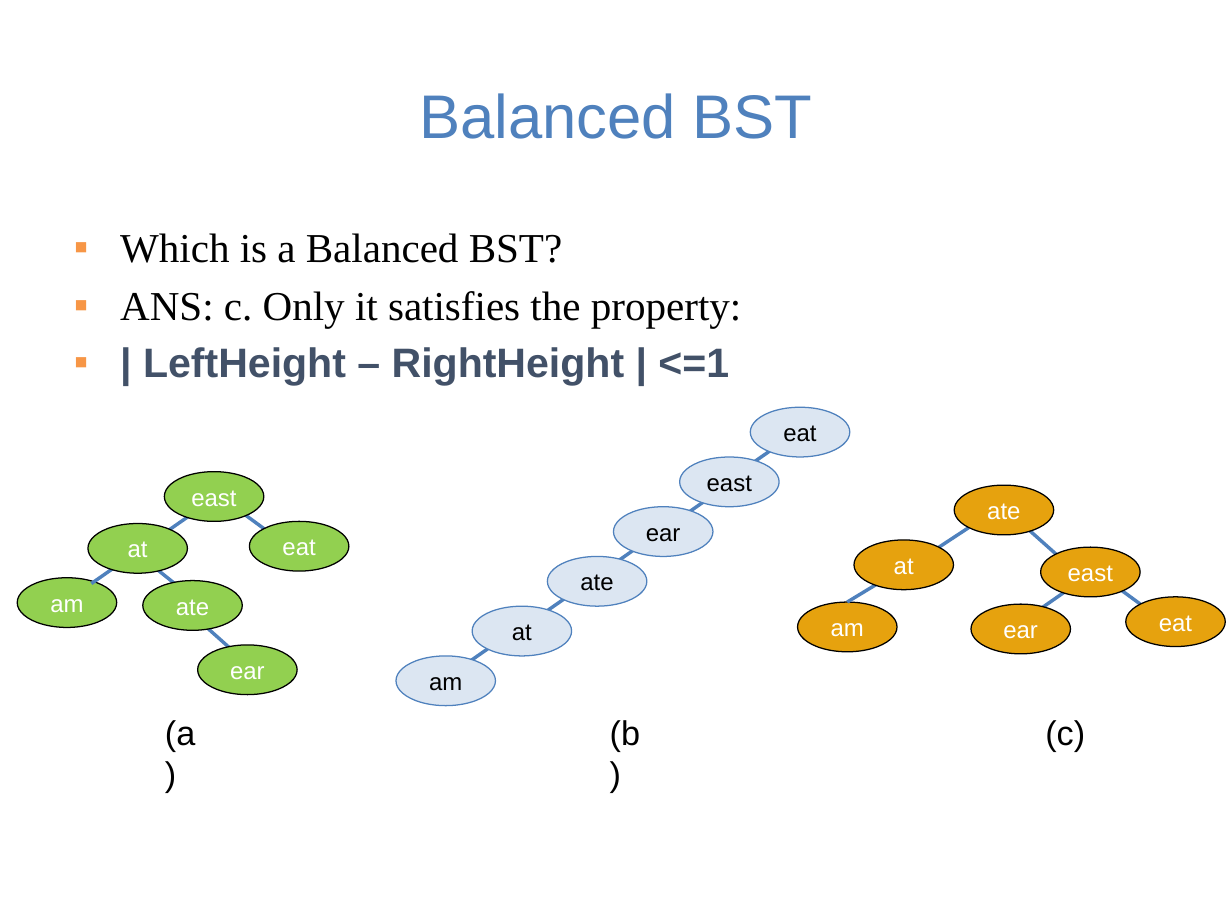
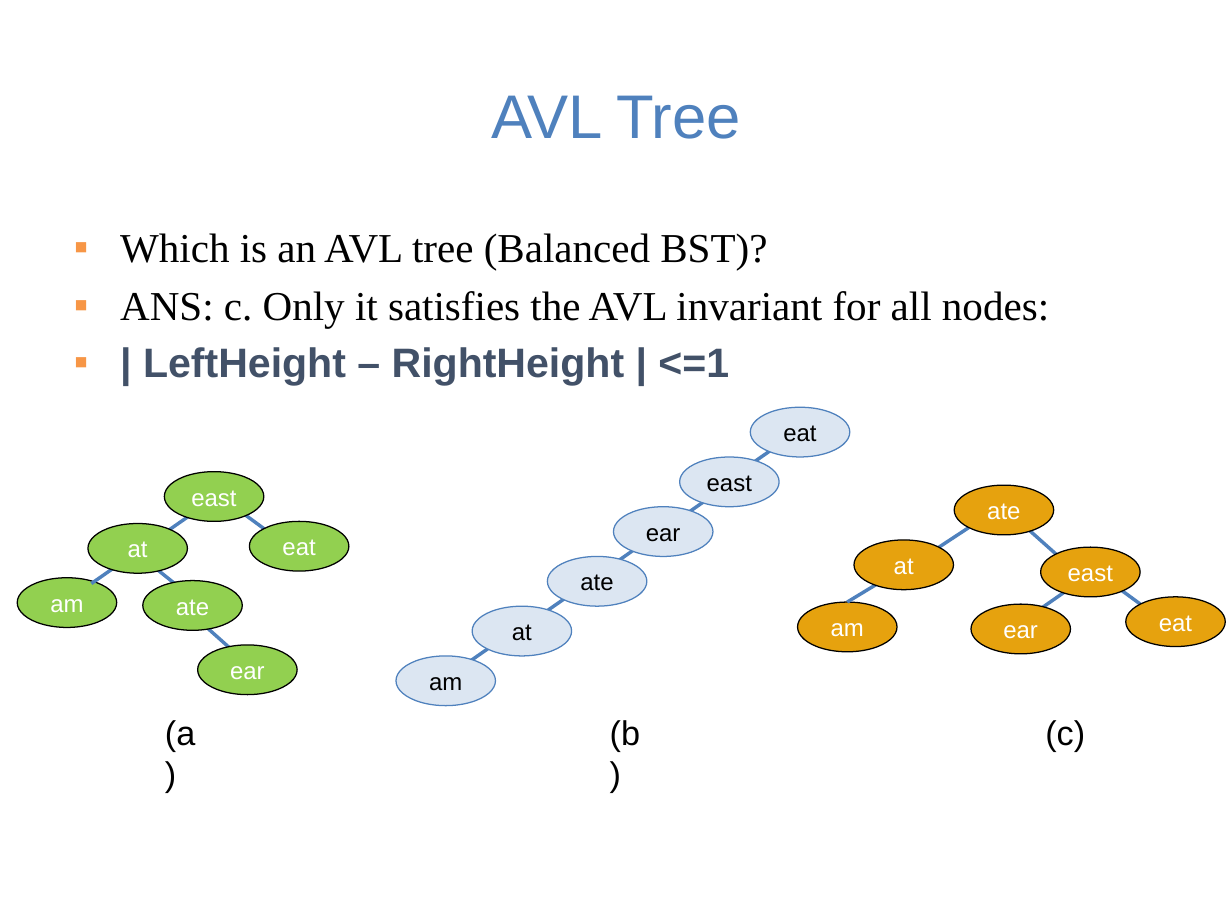
Before and after one commit to guhofstra/CSC111Fa25, a slide deck: slide 3 of PPTs/Lecture 8-binary search tree exercises ANS.pptx. Drawn at 1232x924 pixels with LibreOffice and Linux fonts; fonts in the diff are those of the drawing. Boxes give left, top, right and bottom in pixels: in the first picture for what was removed or moved away, otherwise in the second. Text is boxed around its words. In the diff, an @@ line names an element or a change of style, - is before the commit and + after.

```diff
--- a/PPTs/Lecture 8-binary search tree exercises ANS.pptx
+++ b/PPTs/Lecture 8-binary search tree exercises ANS.pptx
@@ title at (x1=491, y1=95, x2=740, y2=139): text changed @@
-Balanced BST
+AVL Tree
@@ text at (x1=120, y1=233, x2=1049, y2=328): text changed @@
-▪ Which is a Balanced BST?
-▪ ANS: c. Only it satisfies the property:
+▪ Which is an AVL tree (Balanced BST)?
+▪ ANS: c. Only it satisfies the AVL invariant for all nodes:
```
Also in this commit, not shown: 1 other slide changed, 4 other files.
